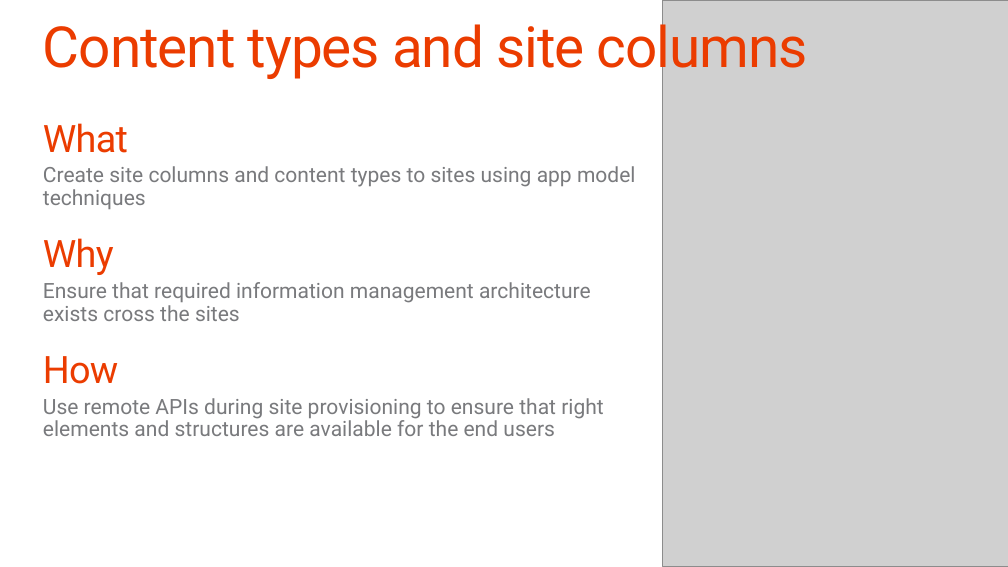
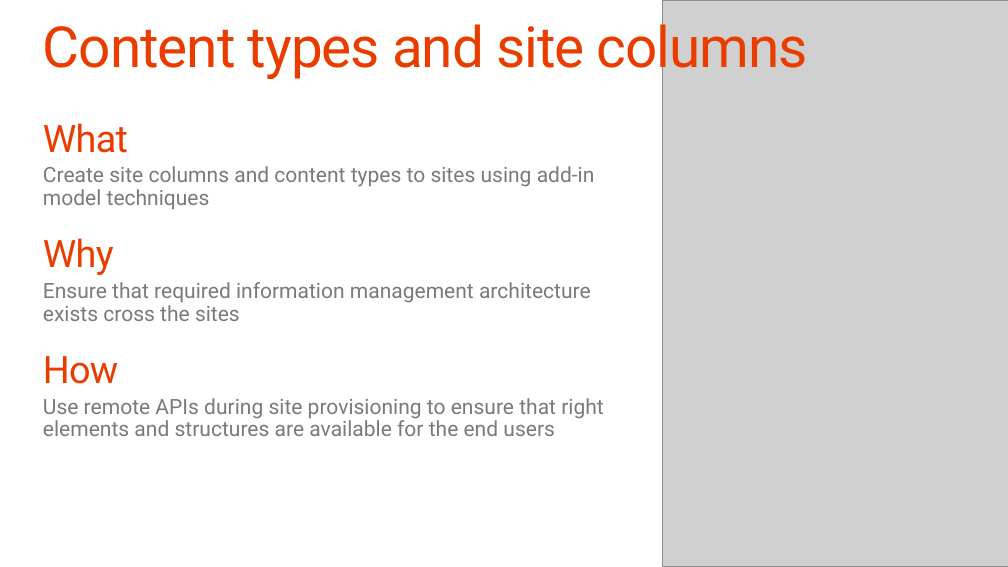
Before and after one commit to fabbbiob/TrainingContent, a slide deck: slide 6 of O3658/08 Using Enterprise Content Management Capabilities with app model/8_ECM.pptx. Drawn at 1008x567 pixels with LibreOffice and Linux fonts; fonts in the diff are those of the drawing; grey boxes stand for pictures; background and template pictures are left out. Boxes give left, top, right and bottom in pixels: in the first picture for what was removed or moved away, otherwise in the second. Text is boxed around its words. In the diff, an @@ line names an element or a change of style, - is before the commit and + after.

```diff
--- a/O3658/08 Using Enterprise Content Management Capabilities with app model/8_ECM.pptx
+++ b/O3658/08 Using Enterprise Content Management Capabilities with app model/8_ECM.pptx
@@ text at bbox=[43, 166, 595, 209]: text changed @@
-  Create site columns and content types to sites using app model techniques
+  Create site columns and content types to sites using add-in model techniques
```
Also in this commit, not shown: 11 other slides changed, 1 slide added, 1 slide removed, 6 other files.
